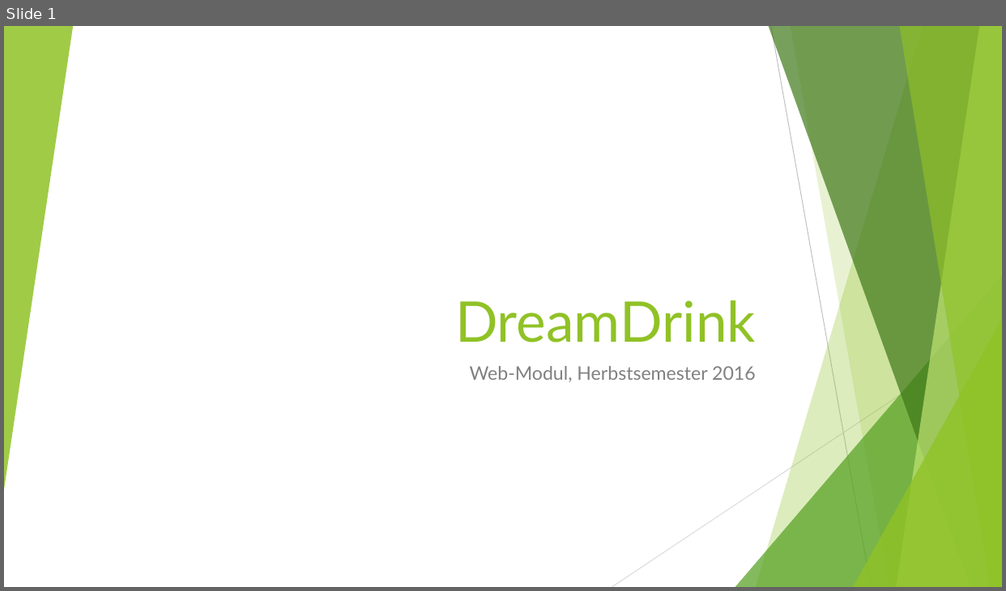
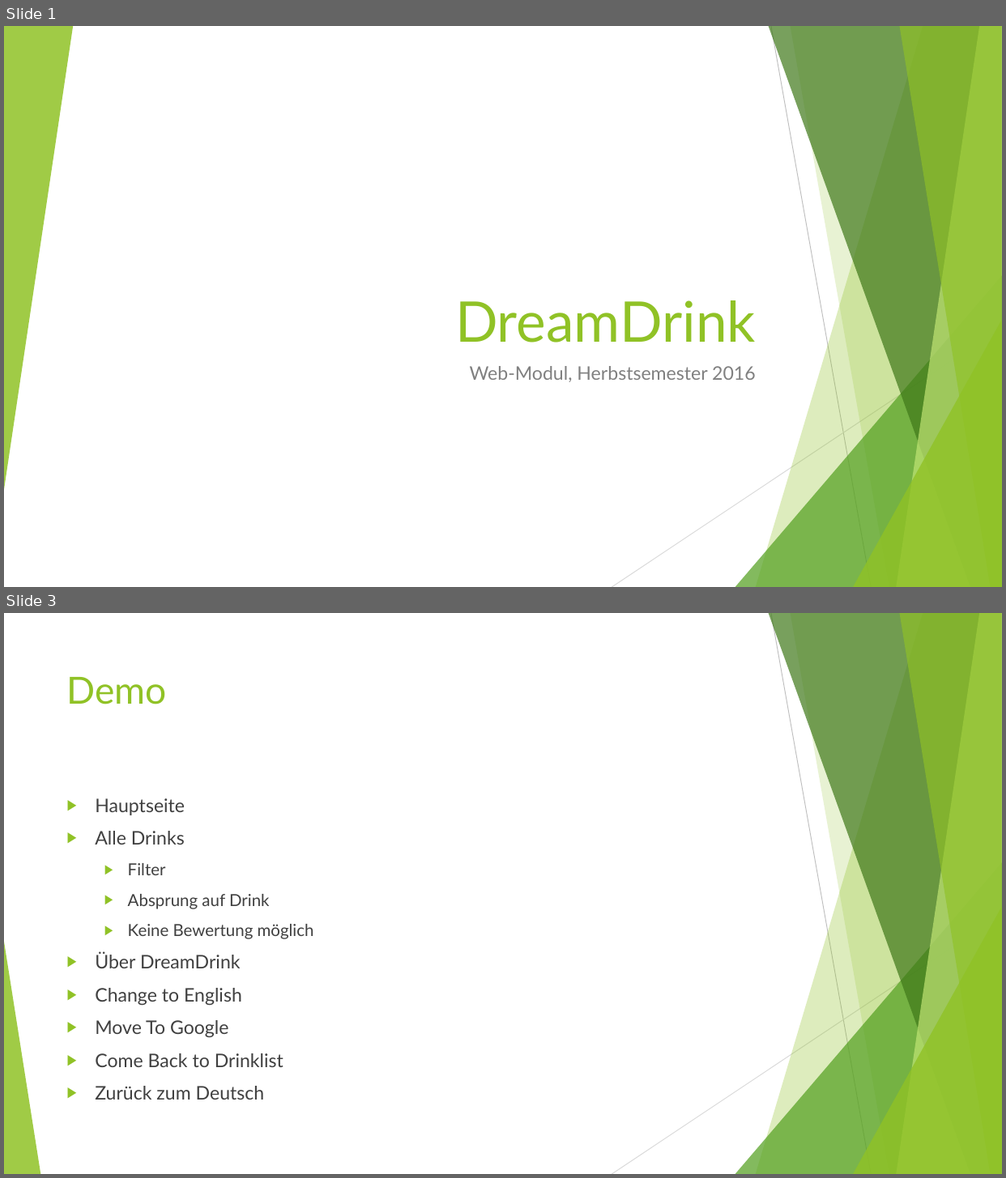
Before and after one commit to SoullessStone/Webmodul_DreamDrink, a slide deck: aufgaben/Präsentation.pptx. Shown one above the other, each under a label of ours: slide 1 before the commit, slides 1 and 3 after it; the slides between them are not shown. The pictures are 1006x591 and 1006x1178 pixels, drawn with LibreOffice and Linux fonts; fonts in the diff are those of the drawing. Boxes give left, top, right and bottom in pixels: in the first picture for what was removed or moved away, otherwise in the second. Text is boxed around its words. In the diff, an @@ line names an element or a change of style, - is before the commit and + after.

Commit message:
pink squirrel, präsentation, drinklist filter

```diff
--- a/aufgaben/Präsentation.pptx
+++ b/aufgaben/Präsentation.pptx
@@ slide 3 added at <box>4,613,1002,1174</box>, background #FFFFFF; not listed: 9 template elements that a slide beside it also shows @@
@@ title added at <box>67,677,167,705</box>, 36 pt, text #90C226 @@
+Demo
@@ text added at <box>95,798,314,1100</box>, 18 pt, text #404040 @@
+▶ Hauptseite
+▶ Alle Drinks
+  ▶ Filter
+  ▶ Absprung auf Drink
+  ▶ Keine Bewertung möglich
+▶ Über DreamDrink
+▶ Change to English
+▶ Move To Google
+▶ Come Back to Drinklist
+▶ Zurück zum Deutsch
@@ triangle added at <box>4,942,40,1174</box>, fill #90C226 at 85% opacity @@
```
Also in this commit, not shown: 2 slides changed, 2 other slides added, 4 other files.
